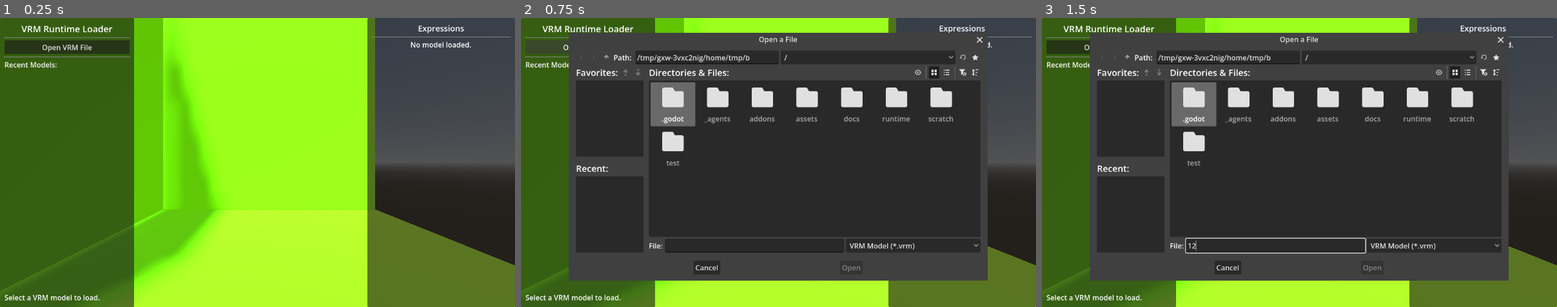
Above: before the commit, frames 1-3 (left to right).
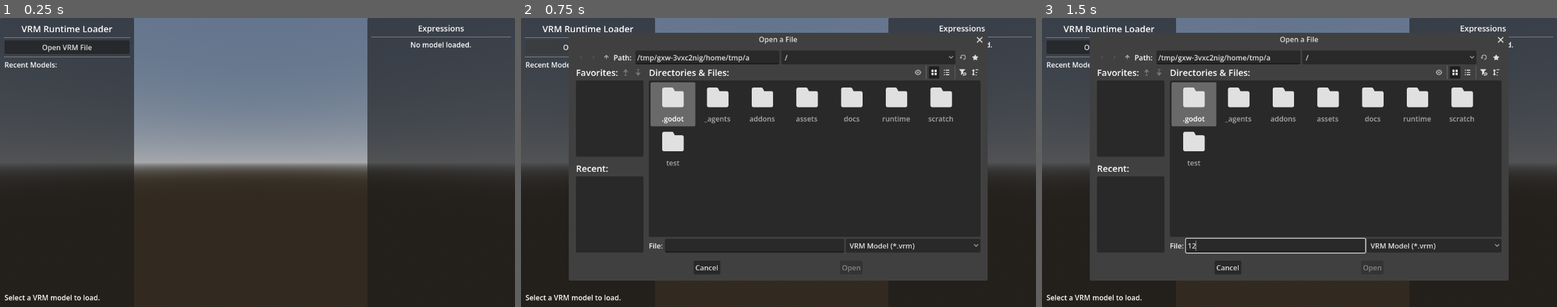
Above: after the commit, the same moments.

Repository: kanimaru/vrm-godot
Game: Godot game, scene res://runtime/vrm_runtime_loader.tscn
Two runs of this game, one before a commit and one after it. Both use one fixed random seed, a clock stepped at 60 frames per second and the inputs below.
Inputs (mouse positions are in pixels of both pictures, inside the frame that each line leads up to):
- Up to frame 1 (0.25 s): no input
- Up to frame 2 (0.75 s): click "Open VRM File" at 0.5 s
- Up to frame 3 (1.5 s): click (1273, 246) at 1.27 s; type "12" at 1.35 s

The runs differ from the first frame. In frame 1, 78% of the frame differs, in the area x 0-100%, y 0-100%; in frame 2, 21%; in frame 3, 21%.

Commit message:
feat: removed GI examlple

Diff:
--- a/runtime/vrm_runtime_loader.tscn
+++ b/runtime/vrm_runtime_loader.tscn
@@ -2,7 +2,6 @@
 
 [ext_resource type="Script" uid="uid://blvsirfubnhr8" path="res://runtime/vrm_runtime_loader.gd" id="1_loader"]
 [ext_resource type="Script" uid="uid://de01t4tr8jp7t" path="res://addons/vrm/nodes/vrm_editor_camera.gd" id="2_keiwm"]
-[ext_resource type="LightmapGIData" uid="uid://dpmydgwrd4oom" path="res://runtime/vrm_runtime_loader.lmbake" id="3_04yoo"]
 
 [sub_resource type="ProceduralSkyMaterial" id="ProceduralSkyMaterial_fajj3"]
 
@@ -13,17 +12,6 @@
 background_mode = 2
 sky = SubResource("Sky_o4l5k")
 sdfgi_enabled = true
-
-[sub_resource type="StandardMaterial3D" id="StandardMaterial3D_os137"]
-albedo_color = Color(0.31709585, 0.6073819, 0, 1)
-emission_enabled = true
-emission = Color(0.36194485, 0.69554687, 7.70092e-07, 1)
-
-[sub_resource type="PlaneMesh" id="PlaneMesh_0xskk"]
-lightmap_size_hint = Vector2i(27, 27)
-material = SubResource("StandardMaterial3D_os137")
-add_uv2 = true
-size = Vector2(5, 5)
 
 [node name="VrmRuntimeLoader" type="Node3D" unique_id=1137337819]
 script = ExtResource("1_loader")
@@ -40,25 +28,6 @@
 script = ExtResource("2_keiwm")
 
 [node name="ModelAnchor" type="Node3D" parent="." unique_id=1252560870]
-
-[node name="LightmapGI" type="LightmapGI" parent="." unique_id=1818979185]
-quality = 3
-supersampling = true
-directional = true
-shadowmask_mode = 2
-generate_probes_subdiv = 3
-light_data = ExtResource("3_04yoo")
-
-[node name="Floor" type="MeshInstance3D" parent="LightmapGI" unique_id=450471789]
-mesh = SubResource("PlaneMesh_0xskk")
-
-[node name="Floor2" type="MeshInstance3D" parent="LightmapGI" unique_id=1503542484]
-transform = Transform3D(1, 0, 0, 0, -4.3711385e-08, -0.99999994, 0, 0.99999994, -4.3711385e-08, 0, 2, -2)
-mesh = SubResource("PlaneMesh_0xskk")
-
-[node name="Floor3" type="MeshInstance3D" parent="LightmapGI" unique_id=906010580]
-transform = Transform3D(-4.3711392e-08, 0.99999994, -4.3711392e-08, 0, -4.3711385e-08, -1.0000001, -1.0000001, -4.3711385e-08, 1.9106857e-15, -2, 2, 0)
-mesh = SubResource("PlaneMesh_0xskk")
 
 [node name="UI" type="CanvasLayer" parent="." unique_id=2059225993]
 
Binary file removed: runtime/vrm_runtime_loader.exr
Not shown, removed: runtime/vrm_runtime_loader.exr.import
Binary file removed: runtime/vrm_runtime_loader.lmbake
Binary file removed: runtime/vrm_runtime_loader_shadow.png
Not shown, removed: runtime/vrm_runtime_loader_shadow.png.import
